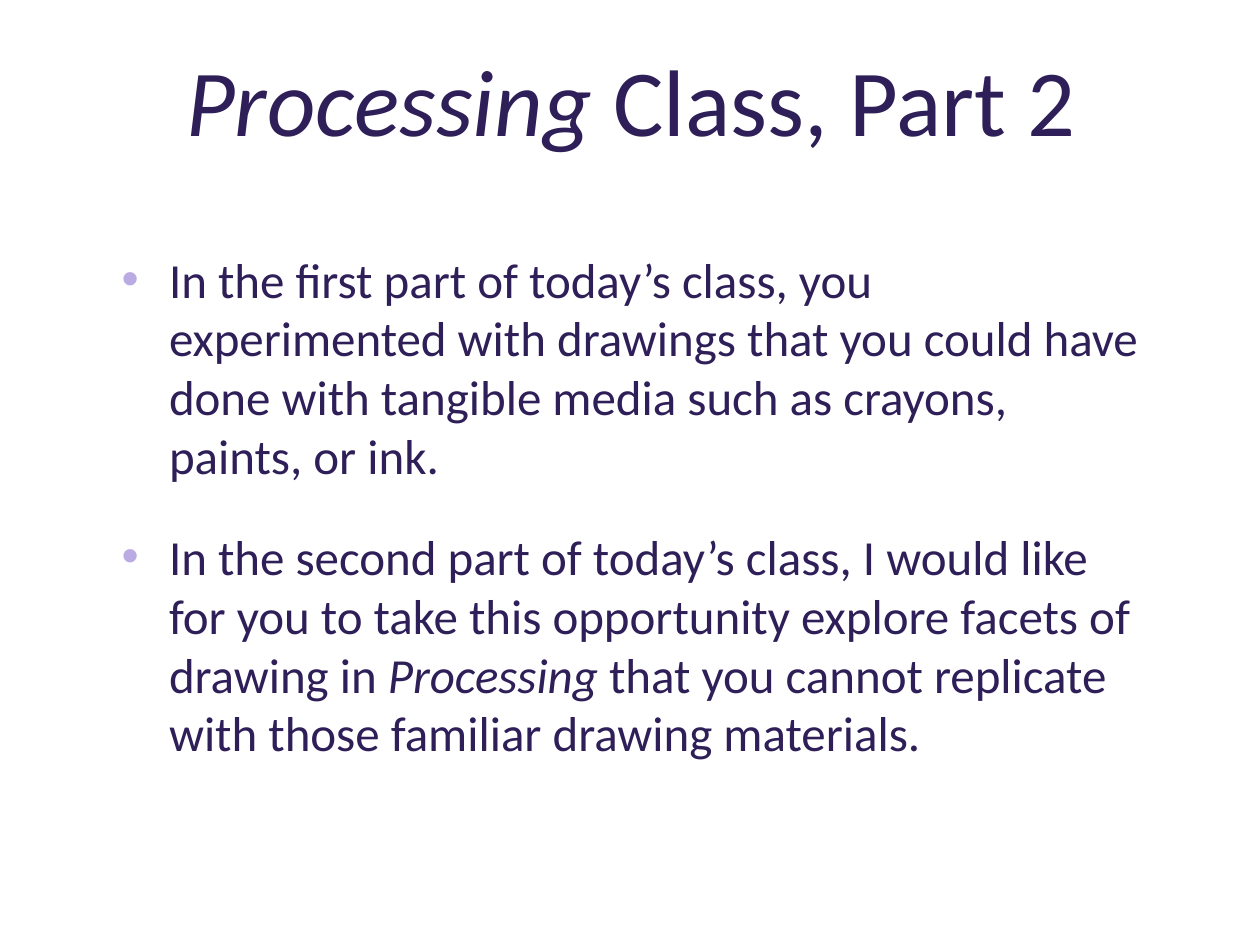
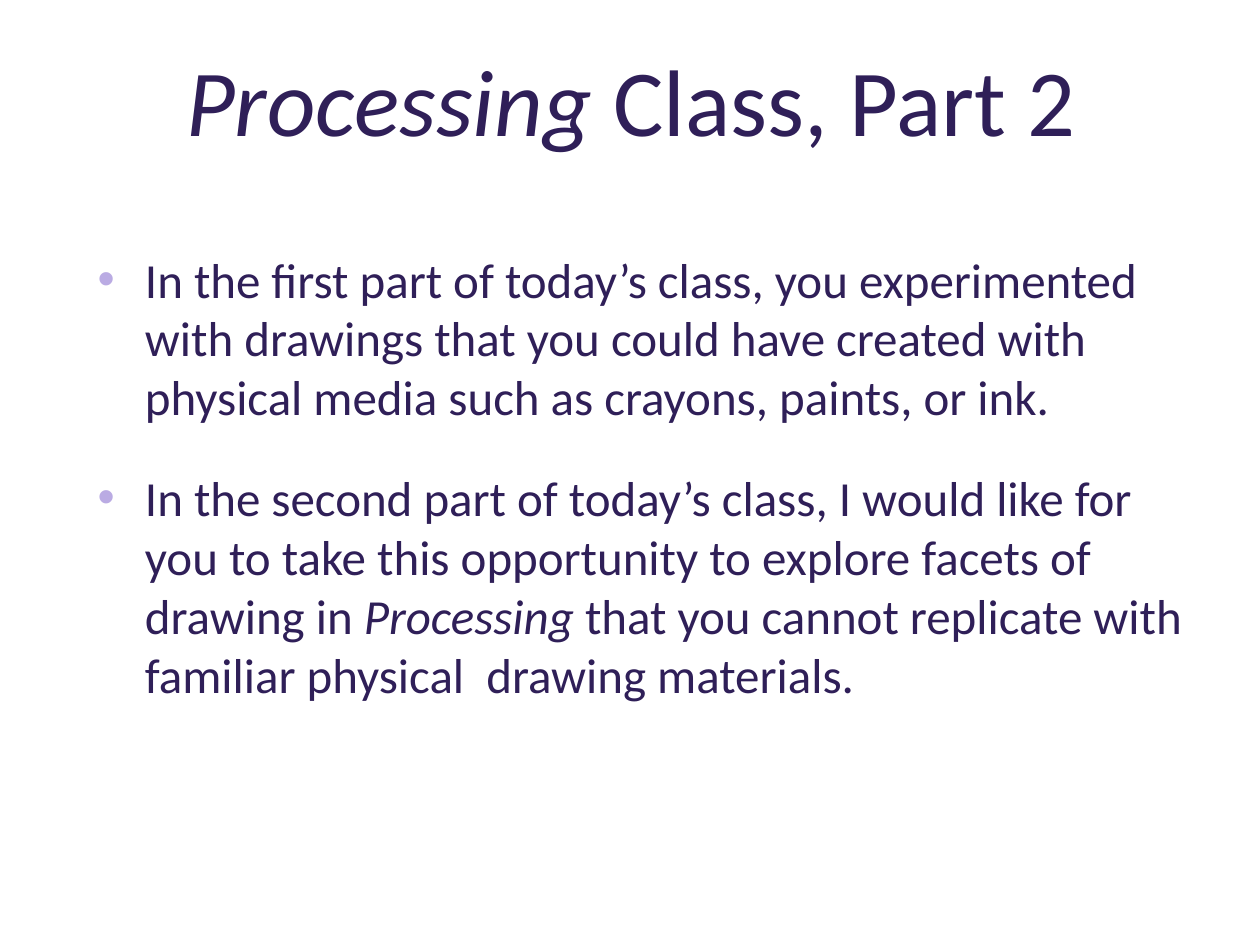
Before and after one commit to deenaengel/TF3_ProcessingSlides, a slide deck: slide 23 of Processing_Presentation_TF3_DE_notes.pptx (slide 22 before the commit). Drawn at 1260x945 pixels with LibreOffice and Linux fonts; fonts in the diff are those of the drawing; background and template pictures are left out. Boxes give left, top, right and bottom in pixels: in the first picture for what was removed or moved away, otherwise in the second. Text is boxed around its words. In the diff, an @@ line names an element or a change of style, - is before the commit and + after.

```diff
--- a/Processing_Presentation_TF3_DE_notes.pptx
+++ b/Processing_Presentation_TF3_DE_notes.pptx
@@ text at <box>145,263,1181,702</box>: text changed @@
-• In the first part of today’s class, you experimented with drawings that you could have done with tangible media such as crayons, paints, or ink.
-• In the second part of today’s class, I would like for you to take this opportunity explore facets of drawing in Processing that you cannot replicate with those familiar drawing materials.
+• In the first part of today’s class, you experimented with drawings that you could have created with physical media such as crayons, paints, or ink.
+• In the second part of today’s class, I would like for you to take this opportunity to explore facets of drawing in Processing that you cannot replicate with familiar physical drawing materials.
```
Also in this commit, not shown: 15 other slides changed, 1 slide added.
